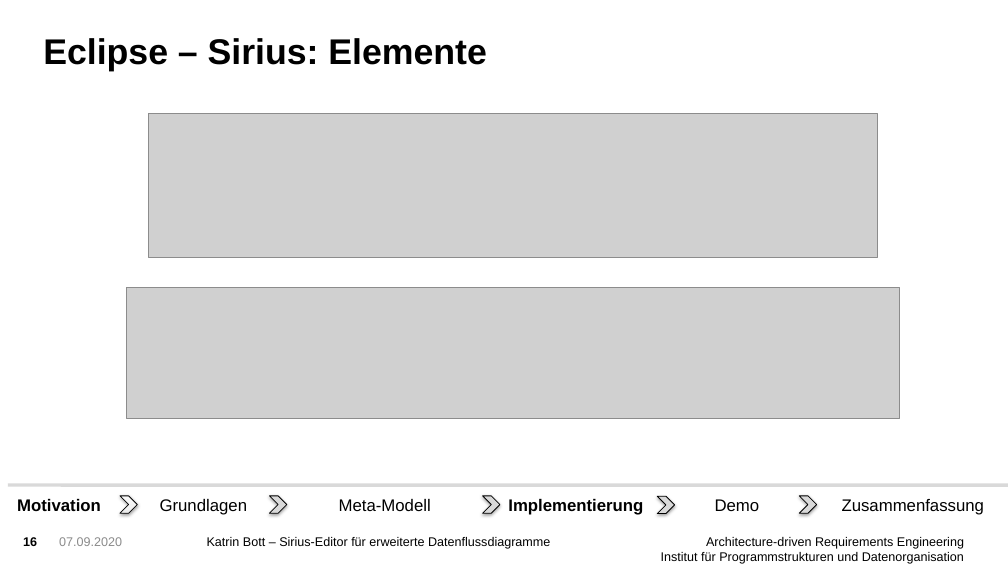
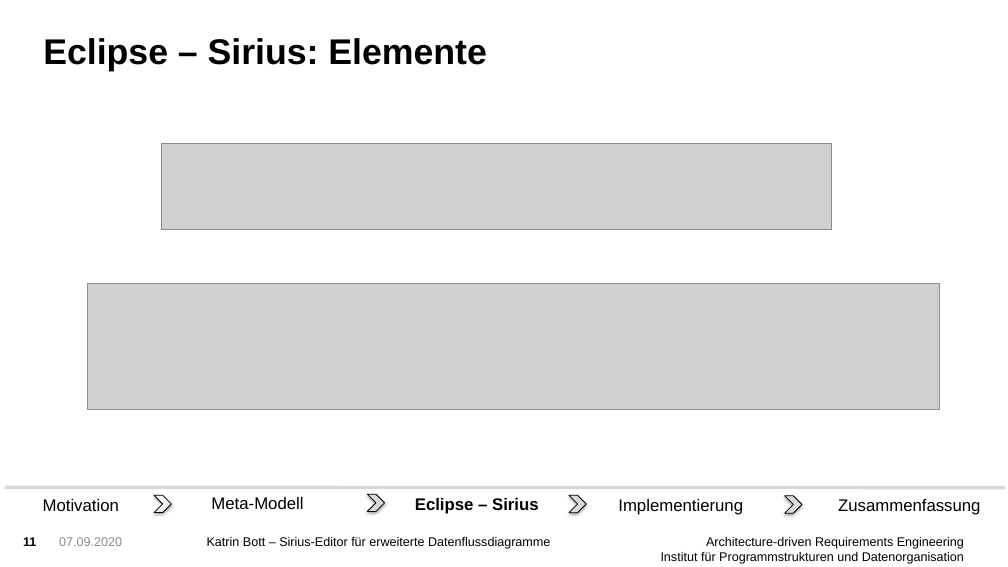
Before and after one commit to FluidTrust/Palladio-Supporting-DataFlowDiagramConfidentiality, a slide deck: slide 11 of bundles/org.palladiosimulator.dataflow.diagram.characterized.editor.sirius/presentation/presentation_bott.pptx (slide 16 before the commit). Drawn at 1008x567 pixels with LibreOffice and Linux fonts; fonts in the diff are those of the drawing; grey boxes stand for pictures; background and template pictures are left out. Boxes give left, top, right and bottom in pixels: in the first picture for what was removed or moved away, otherwise in the second. Text is boxed around its words. In the diff, an @@ line names an element or a change of style, - is before the commit and + after.

```diff
--- a/bundles/org.palladiosimulator.dataflow.diagram.characterized.editor.sirius/presentation/presentation_bott.pptx
+++ b/bundles/org.palladiosimulator.dataflow.diagram.characterized.editor.sirius/presentation/presentation_bott.pptx
@@ picture resized from (x1=148, y1=113, x2=877, y2=257) to (x1=162, y1=144, x2=832, y2=230) @@
@@ picture resized from (x1=126, y1=287, x2=900, y2=419) to (x1=88, y1=284, x2=940, y2=410) @@
@@ line moved from (8, 485) - (1008, 485) to (5, 488) - (1005, 488) @@
@@ text "Motivation" moved from (x1=17, y1=499, x2=101, y2=511) to (x1=43, y1=499, x2=119, y2=511) @@
@@ text "Motivation" at (x1=43, y1=499, x2=119, y2=511): bold off @@
@@ chevron moved from (x1=120, y1=496, x2=138, y2=513) to (x1=154, y1=495, x2=172, y2=513) @@
@@ text removed at (x1=160, y1=499, x2=248, y2=515) @@
-Grundlagen
@@ text "Meta-Modell" moved from (x1=339, y1=499, x2=431, y2=511) to (x1=211, y1=497, x2=303, y2=509) @@
@@ chevron moved from (x1=269, y1=496, x2=287, y2=513) to (x1=368, y1=495, x2=385, y2=512) @@
@@ text added at (x1=415, y1=498, x2=539, y2=514), 16 pt, text #000000, bold @@
+Eclipse – Sirius
@@ chevron moved from (x1=482, y1=496, x2=500, y2=513) to (x1=569, y1=495, x2=587, y2=513) @@
@@ text "Implementierung" at (x1=618, y1=499, x2=743, y2=515): bold off @@
@@ text "Implementierung" moved from (x1=508, y1=499, x2=643, y2=515) to (x1=618, y1=499, x2=743, y2=515) @@
@@ chevron removed at (x1=657, y1=496, x2=675, y2=513) @@
@@ text removed at (x1=715, y1=499, x2=760, y2=511) @@
-Demo
@@ chevron moved from (x1=799, y1=496, x2=817, y2=513) to (x1=785, y1=496, x2=802, y2=513) @@
@@ text "Zusammenfassung" moved from (x1=842, y1=499, x2=984, y2=515) to (x1=838, y1=499, x2=980, y2=515) @@
@@ page number at (x1=23, y1=537, x2=36, y2=546): text changed @@
-16
+11
```
Also in this commit, not shown: 14 other slides changed, 9 slides added, 8 slides removed, 1 other file.
